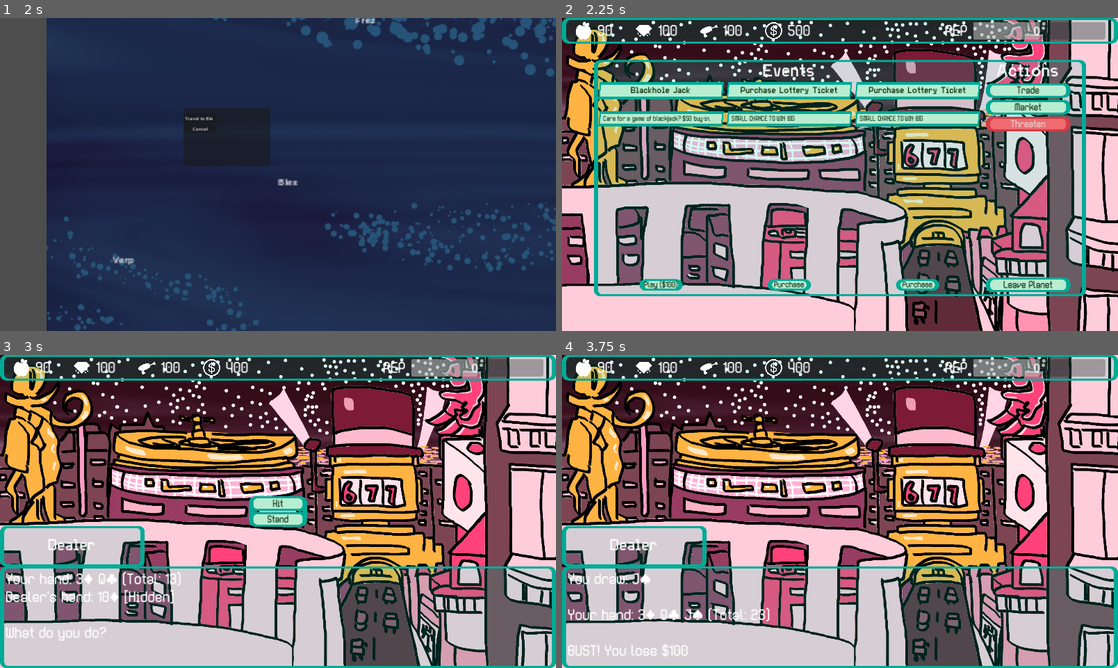
Above: before the commit, frames 1-4 (two rows, left to right).
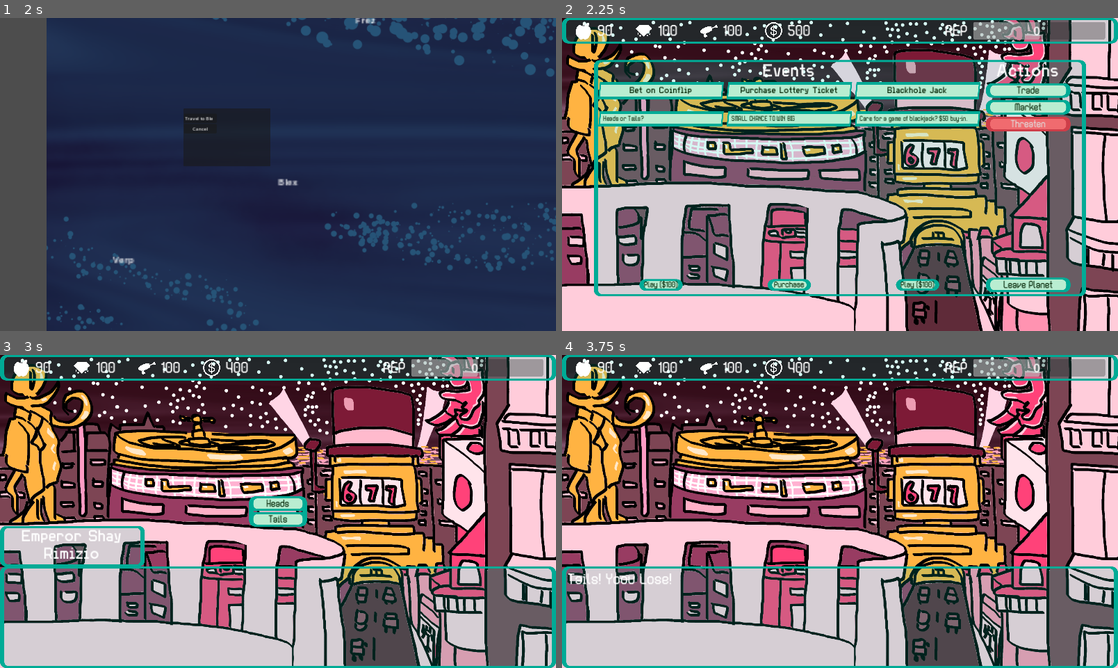
Above: after the commit, the same moments.

Repository: TheWorldisWatchingGameJam/TheWorldisWatching
Game: Godot game, scene res://Scenes/main.tscn
Two runs of this game, one before a commit and one after it. Both use one fixed random seed, a clock stepped at 60 frames per second and the inputs below. The engine's default icon, where the game draws it, is replaced by a stand-in: a white triangle on a blue panel in a dark square.
Inputs (mouse positions are in pixels of both pictures, inside the frame that each line leads up to):
- Up to frame 1 (2 s): tap Enter at 0.5 s; move the mouse to (105, 177) at 0.52 s; click (105, 177) at 0.67 s; tap Space at 1.25 s; move the mouse to (116, 177) at 1.27 s; click (116, 177) at 1.42 s
- Up to frame 2 (2.25 s): click "Travel to Blex" at 2 s
- Up to frame 3 (3 s): click "Play ($100)" at 2.75 s
- Up to frame 4 (3.75 s): click (840, 505) at 3.5 s, where only the run after the commit has a clickable "Heads"

Frame 1 is identical in both runs. In frame 2, 0.9% of the frame differs, in the area x 7-73%, y 21-87%; in frame 3, 1.7%; in frame 4, 4.3%, in the area x 0-38%, y 54-97%.
Error in both runs: Invalid assignment of property or key 'texture' with value of type 'CompressedTexture2D' on a base object of type 'Nil'. (res://PlanetNode.gd:17)

Commit message:
Coinflip Event Blex

Diff:
--- /dev/null
+++ b/TWIW/Scripts/Resources/Events/Blex Events/bet_on_coinflip.tres
@@ -0,0 +1,109 @@
+[gd_resource type="Resource" script_class="Event" load_steps=22 format=3 uid="uid://sincjusw6kco"]
+
+[ext_resource type="Script" path="res://Scripts/Components/event_choice.gd" id="1_j0edp"]
+[ext_resource type="Script" path="res://Scripts/Components/event_cost.gd" id="2_o4rmm"]
+[ext_resource type="Script" path="res://Scripts/Components/event_condition.gd" id="3_wg5wk"]
+[ext_resource type="Script" path="res://Scripts/Components/dialogue_item.gd" id="4_7pt5p"]
+[ext_resource type="Script" path="res://Scripts/Components/event_effect.gd" id="5_3ikwc"]
+[ext_resource type="Script" path="res://Scripts/Components/event.gd" id="6_w4l0s"]
+
+[sub_resource type="Resource" id="Resource_jwp24"]
+script = ExtResource("4_7pt5p")
+name = ""
+dialogue = "Heads! You Win!"
+
+[sub_resource type="Resource" id="Resource_37agq"]
+script = ExtResource("2_o4rmm")
+cost_type = "Money"
+cost_value = 200
+on_planet = &""
+on_current_planet = false
+
+[sub_resource type="Resource" id="Resource_tylxx"]
+script = ExtResource("5_3ikwc")
+effect_value_token = SubResource("Resource_37agq")
+effect_probability = 50
+effect_dialogue = Array[ExtResource("4_7pt5p")]([SubResource("Resource_jwp24")])
+
+[sub_resource type="Resource" id="Resource_3m0t7"]
+script = ExtResource("4_7pt5p")
+name = ""
+dialogue = "Tails! Yoou Lose!"
+
+[sub_resource type="Resource" id="Resource_756id"]
+script = ExtResource("2_o4rmm")
+cost_type = "Money"
+cost_value = 0
+on_planet = &""
+on_current_planet = false
+
+[sub_resource type="Resource" id="Resource_kflji"]
+script = ExtResource("5_3ikwc")
+effect_value_token = SubResource("Resource_756id")
+effect_probability = 50
+effect_dialogue = Array[ExtResource("4_7pt5p")]([SubResource("Resource_3m0t7")])
+
+[sub_resource type="Resource" id="Resource_6dphr"]
+script = ExtResource("1_j0edp")
+choice_text = "Heads"
+choice_effects = Array[ExtResource("5_3ikwc")]([SubResource("Resource_tylxx"), SubResource("Resource_kflji")])
+
+[sub_resource type="Resource" id="Resource_abe8h"]
+script = ExtResource("4_7pt5p")
+name = ""
+dialogue = "Tails! You Win!"
+
+[sub_resource type="Resource" id="Resource_8cs0f"]
+script = ExtResource("2_o4rmm")
+cost_type = "Money"
+cost_value = 200
+on_planet = &""
+on_current_planet = false
+
+[sub_resource type="Resource" id="Resource_f1vm7"]
+script = ExtResource("5_3ikwc")
+effect_value_token = SubResource("Resource_8cs0f")
+effect_probability = 50
+effect_dialogue = Array[ExtResource("4_7pt5p")]([SubResource("Resource_abe8h")])
+
+[sub_resource type="Resource" id="Resource_jdbkv"]
+script = ExtResource("4_7pt5p")
+name = ""
+dialogue = "Heads! You Lose!"
+
+[sub_resource type="Resource" id="Resource_d6jla"]
+script = ExtResource("2_o4rmm")
+cost_type = "Money"
+cost_value = 0
+on_planet = &""
+on_current_planet = false
+
+[sub_resource type="Resource" id="Resource_oydho"]
+script = ExtResource("5_3ikwc")
+effect_value_token = SubResource("Resource_d6jla")
+effect_probability = 50
+effect_dialogue = Array[ExtResource("4_7pt5p")]([SubResource("Resource_jdbkv")])
+
+[sub_resource type="Resource" id="Resource_v5r4v"]
+script = ExtResource("1_j0edp")
+choice_text = "Tails"
+choice_effects = Array[ExtResource("5_3ikwc")]([SubResource("Resource_f1vm7"), SubResource("Resource_oydho")])
+
+[sub_resource type="Resource" id="Resource_cwdv8"]
+script = ExtResource("2_o4rmm")
+cost_type = "Money"
+cost_value = -100
+on_planet = &""
+on_current_planet = false
+
+[resource]
+script = ExtResource("6_w4l0s")
+event_name = &"Bet on Coinflip"
+event_desc = "Heads or Tails?"
+event_button_text = "Play ($100)"
+home_exclusive = false
+event_conditions = Array[ExtResource("3_wg5wk")]([])
+event_dialogue = Array[ExtResource("4_7pt5p")]([])
+event_effects = Array[ExtResource("5_3ikwc")]([])
+choices = Array[ExtResource("1_j0edp")]([SubResource("Resource_6dphr"), SubResource("Resource_v5r4v")])
+cost = Array[ExtResource("2_o4rmm")]([SubResource("Resource_cwdv8")])
--- a/TWIW/Scripts/Resources/Planets/Blex.tres
+++ b/TWIW/Scripts/Resources/Planets/Blex.tres
@@ -9,6 +9,7 @@
 [ext_resource type="Resource" uid="uid://b2e5qey6jngbp" path="res://Scripts/Resources/Events/Blex Events/purchase_lottery_ticket.tres" id="5_yqb73"]
 [ext_resource type="Resource" uid="uid://db4amh5hapn0r" path="res://Scripts/Resources/Events/Blex Events/play_blackhole_jack.tres" id="7_fiond"]
 [ext_resource type="Texture2D" uid="uid://um3xpam1bcfr" path="res://Assets/PlanetSprites/Blex.webp" id="7_j0e1l"]
+[ext_resource type="Resource" uid="uid://sincjusw6kco" path="res://Scripts/Resources/Events/Blex Events/bet_on_coinflip.tres" id="8_nnnhp"]
 
 [resource]
 script = ExtResource("5_fu0gs")
@@ -28,6 +29,6 @@
 current_relations = Array[ExtResource("2_skv75")]([])
 current_reputation = Array[ExtResource("3_syww1")]([])
 current_info = Array[ExtResource("1_k8x0i")]([])
-event_pool = Array[ExtResource("4_5qy3j")]([ExtResource("5_yqb73"), ExtResource("7_fiond")])
+event_pool = Array[ExtResource("4_5qy3j")]([ExtResource("5_yqb73"), ExtResource("7_fiond"), ExtResource("8_nnnhp")])
 live_events = Array[ExtResource("4_5qy3j")]([])
 event_history = Array[ExtResource("4_5qy3j")]([])
Not shown: 1 places in TWIW/Scripts/Resources/Planets/Blex.tres that only renumber resources
